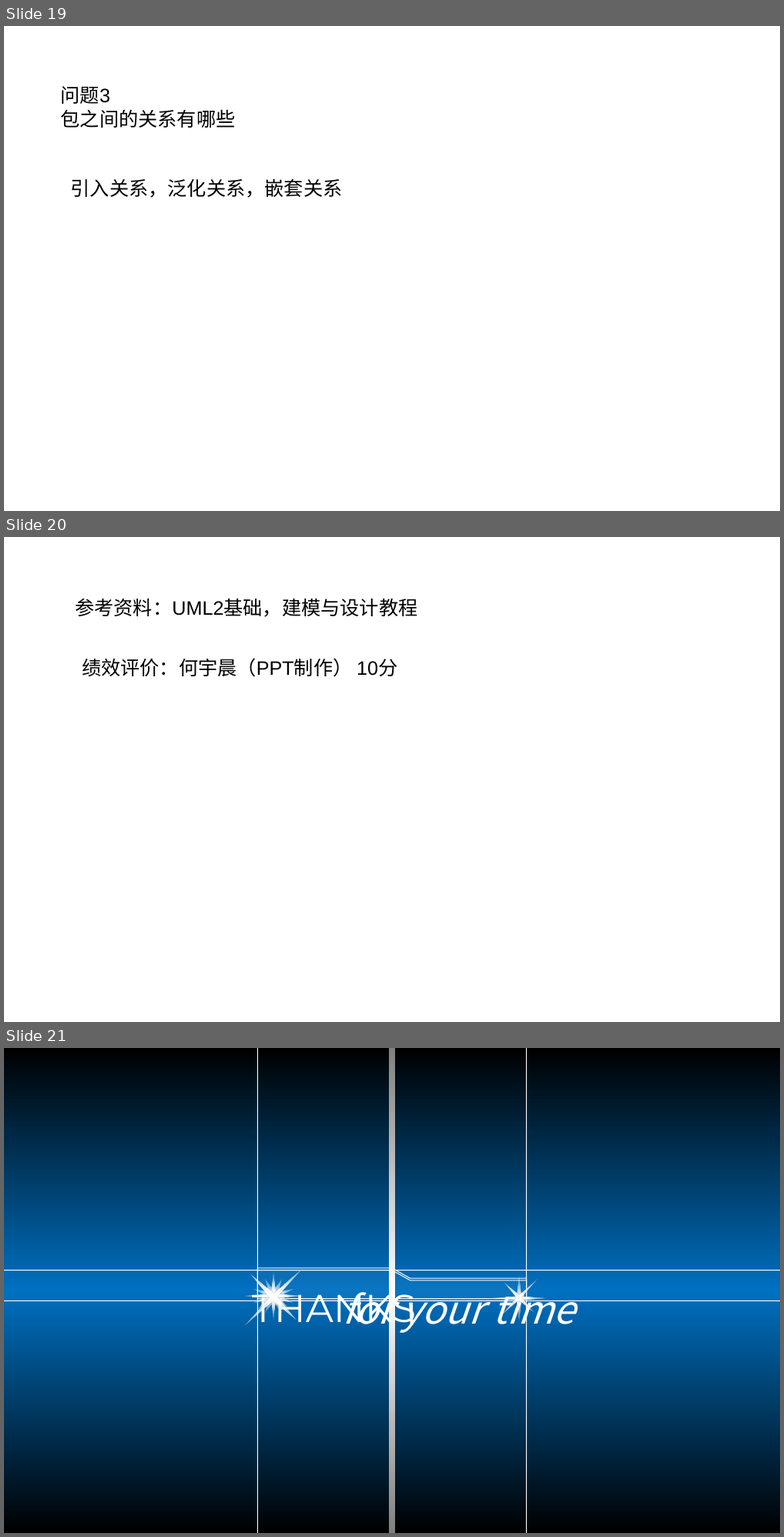
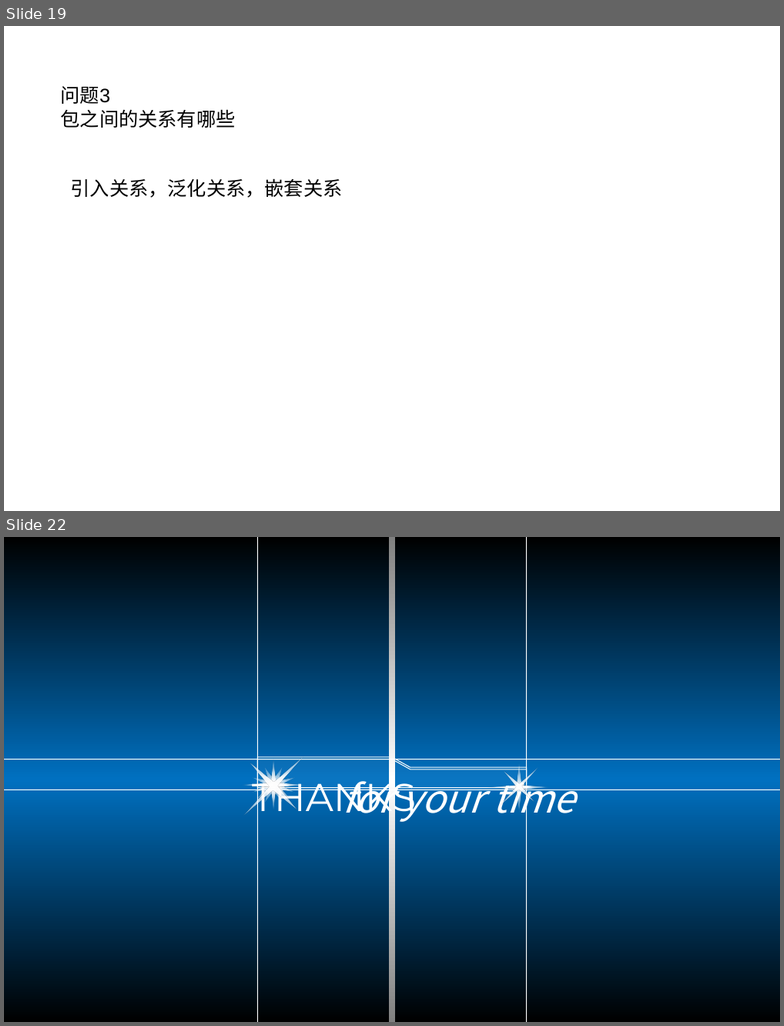
Before and after one commit to ToryXu0407/Project_yc, a slide deck: 翻转课堂/翻转课堂PPT.pptx. Shown one above the other, each under a label of ours: slides 19, 20 and 21 before the commit, slides 19 and 22 after it; the slides between them are not shown. The pictures are 784x1537 and 784x1026 pixels, drawn with LibreOffice and Linux fonts; fonts in the diff are those of the drawing. Boxes give left, top, right and bottom in pixels: in the first picture for what was removed or moved away, otherwise in the second. Text is boxed around its words. In the diff, an @@ line names an element or a change of style, - is before the commit and + after.

Commit message:
修改绩效评价，修改参考资料

```diff
--- a/翻转课堂/翻转课堂PPT.pptx
+++ b/翻转课堂/翻转课堂PPT.pptx
@@ slide 20 removed at (x1=4, y1=537, x2=780, y2=1022), background #FFFFFF @@
@@ text removed at (x1=75, y1=598, x2=417, y2=617) @@
-参考资料：UML2基础，建模与设计教程
@@ text removed at (x1=82, y1=658, x2=397, y2=677) @@
-绩效评价：何宇晨（PPT制作） 10分
@@ what was slide 21 is now slide 22 @@
```
Also in this commit, not shown: 2 slides added.
